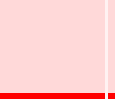
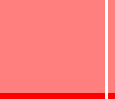
Before/after of a 115×99 layered artwork. What changed in the layer stack:
removed layer "图层 #1" (was 5%) over [105, 0, 108, 99]
"图层": opacity 15% → 50% over [0, 0, 115, 93]
